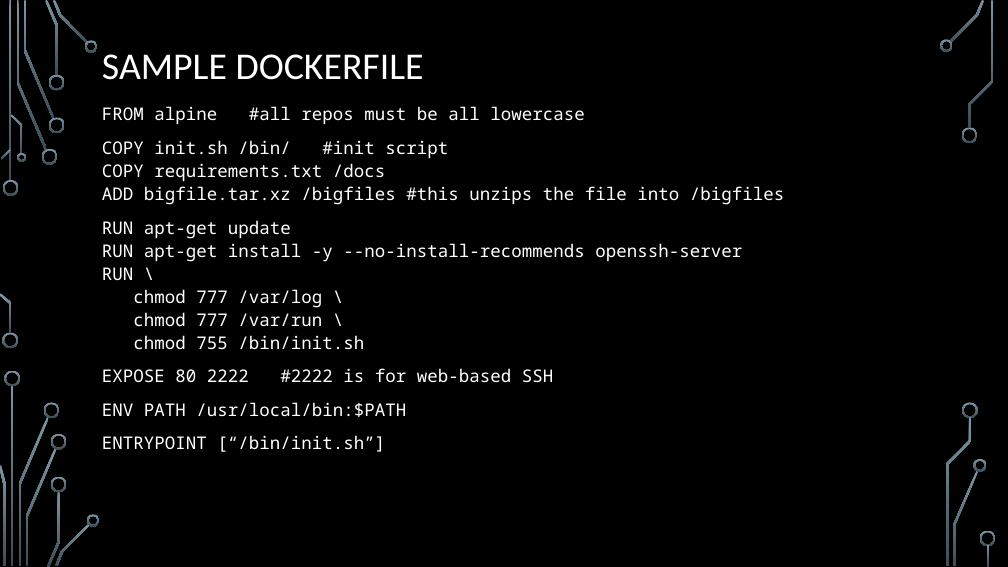
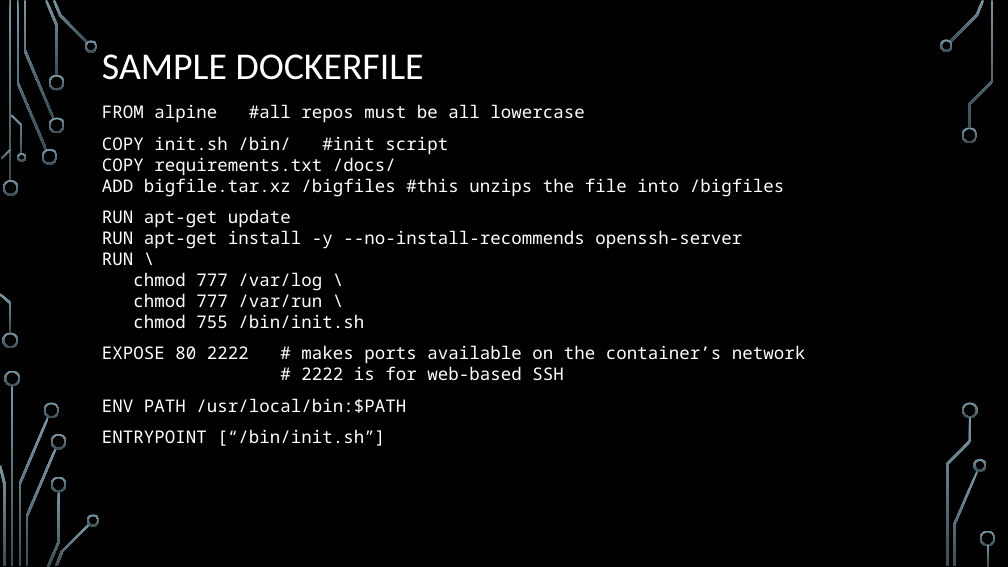
Before and after one commit to jamesche75/Linux-Boot-Camp, a slide deck: slide 6 of Modules/Module 4 - Advanced Docker/Module 4 - Advanced Docker.pptx. Drawn at 1008x567 pixels with LibreOffice and Linux fonts; fonts in the diff are those of the drawing; background and template pictures are left out. Boxes give left, top, right and bottom in pixels: in the first picture for what was removed or moved away, otherwise in the second. Text is boxed around its words. In the diff, an @@ line names an element or a change of style, - is before the commit and + after.

Commit message:
Updating Decks

```diff
--- a/Modules/Module 4 - Advanced Docker/Module 4 - Advanced Docker.pptx
+++ b/Modules/Module 4 - Advanced Docker/Module 4 - Advanced Docker.pptx
@@ text at box(102, 104, 742, 446): line spacing 1.1 to 1 @@
@@ text at box(102, 136, 784, 197): text changed @@
-COPY init.sh /bin/ #init script
-COPY requirements.txt /docs
-ADD bigfile.tar.xz /bigfiles #this unzips the file into /bigfiles
+COPY init.sh /bin/ #init script
+COPY requirements.txt /docs/
+ADD bigfile.tar.xz /bigfiles #this unzips the file into /bigfiles
@@ text at box(102, 345, 805, 380): text changed @@
-EXPOSE 80 2222 #2222 is for web-based SSH
+EXPOSE 80 2222 # makes ports available on the container’s network
+# 2222 is for web-based SSH
```
Also in this commit, not shown: 3 other slides changed, 1 slide added, 3 other files.
